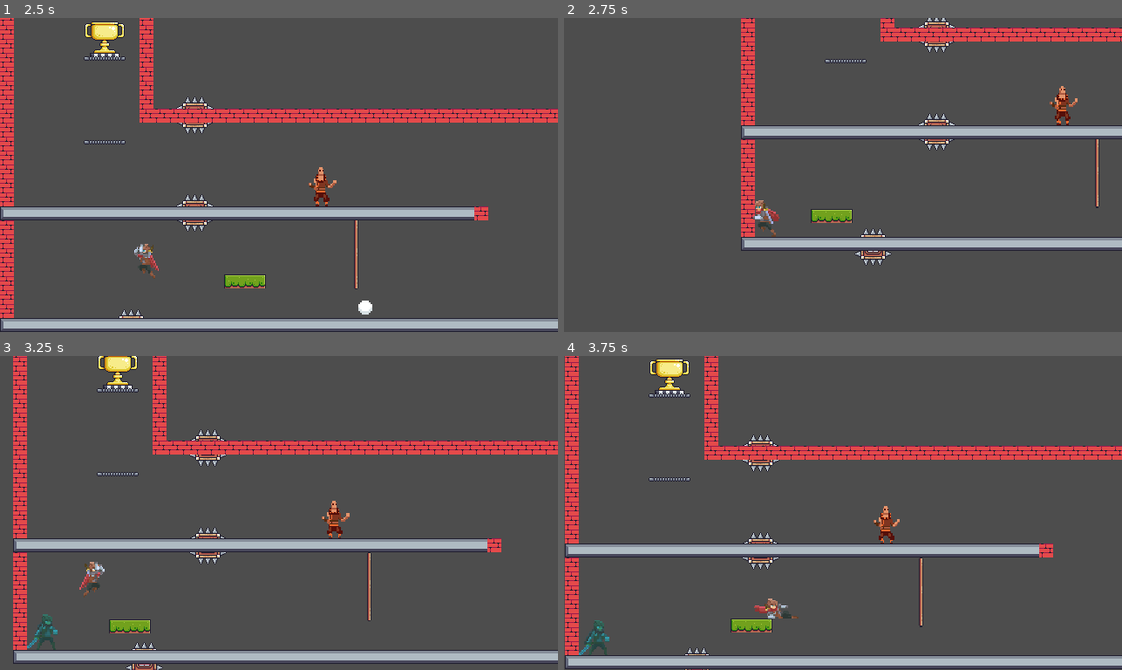
Above: before the commit, frames 1-4 (two rows, left to right).
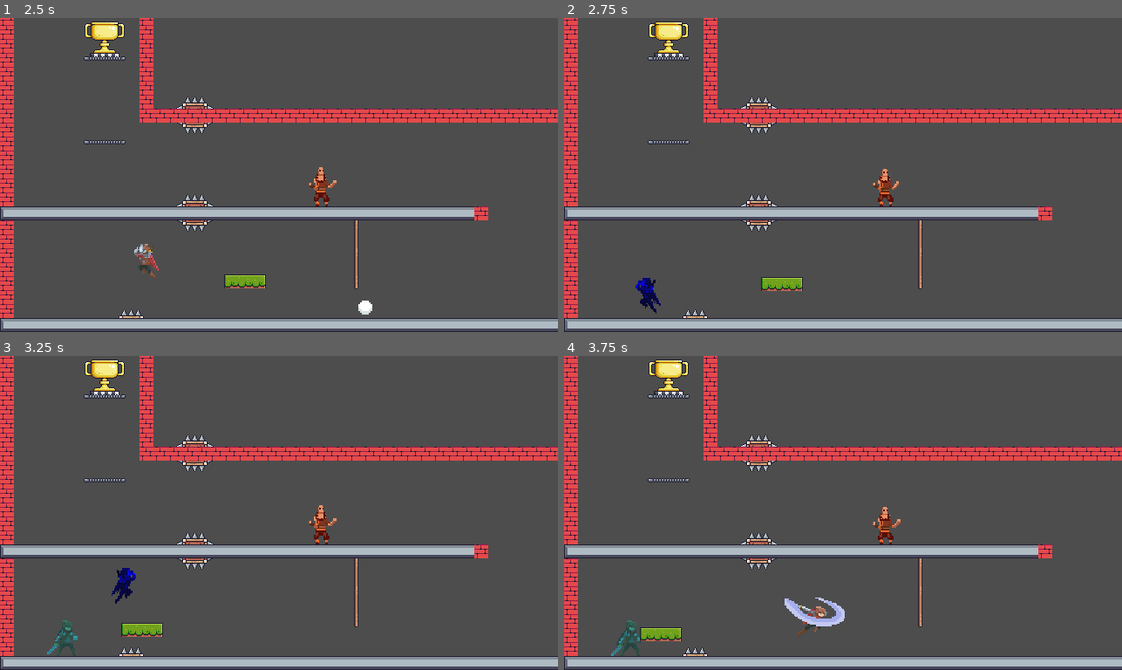
Above: after the commit, the same moments.

Repository: DeVelox/Niro
Game: Godot game, scene res://main.tscn
The game is run twice, just before and just after one commit, with the same random seed, the same clock (stepped at 60 frames per second) and the same inputs.
Inputs:
- Up to frame 1 (2.5 s): hold D (right) 0.53-2.03 s; tap Shift (dash) at 0.6, 2.1 s; tap Space (dedicated_jump) at 0.77, 1.52 s; tap F (interact) at 1.35 s; hold A (left) from 2.03 s (still down)
- Up to frame 2 (2.75 s): keep holding A (left)
- Up to frame 3 (3.25 s): release A (left) at 2.78 s; hold D (right) from 2.78 s (still down); tap F (interact) at 2.85 s; tap Space (dedicated_jump) at 3.02 s
- Up to frame 4 (3.75 s): keep holding D (right); tap Shift (dash) at 3.6 s

Frame 1 is identical in both runs. In frame 2, 25% of the frame differs, in the area x 0-100%, y 0-100%; in frame 3, 23%; in frame 4, 9.7%.

Commit message:
Upgrades first draft

Diff:
--- a/player/player.gd
+++ b/player/player.gd
@@ -32,6 +32,7 @@
 var has_double_jump := false
 var has_checkpoint := false
 var was_on_floor := false
+var can_take_damage := true
 
 @onready var sprite: AnimatedSprite2D = $AnimatedSprite2D
 @onready var hitbox: CollisionShape2D = $CollisionShape2D
@@ -49,6 +50,7 @@
 @onready var gap_check: CollisionShape2D = $Detectors/Area2DGapCheck/GapCheck
 @onready var jump_sound: AudioStreamPlayer = $JumpSound
 @onready var effects: AnimatedSprite2D = $Effects
+@onready var invulnerability: Timer = $Timers/Invulnerability
 
 
 func _physics_process(delta: float) -> void:
@@ -298,7 +300,7 @@
 
 
 func _special_actions() -> void:
-	_long_press("reset", try_recall)
+	_long_press("reset", _try_recall)
 
 	if Input.is_action_just_pressed("interact"):
 		_try_interact()
@@ -385,7 +387,7 @@
 		DataStore.scene_history = [DataStore.current_scene]
 
 
-func try_recall(long_reset = false) -> void:
+func _try_recall(long_reset = false) -> void:
 	var checkpoint := get_node_or_null("/root/Main/Checkpoint")
 	if long_reset:
 		_hard_recall()
@@ -426,6 +428,17 @@
 func _collision(state = 1) -> void:
 	set_deferred("collision_layer", state)
 
+func _absorb() -> void:
+	modulate = Color(Color.BLUE, 0.9)
+	invulnerability.start()
+	can_take_damage = false
+
+func damage() -> void:
+	if Upgrades.check(Upgrades.Type.HEARTS):
+		_absorb()
+	elif can_take_damage:
+		_try_recall()
+
 
 func _on_dash_timer_timeout() -> void:
 	var motion: float = Input.get_axis("left", "right") * SPEED
@@ -462,3 +475,8 @@
 func _on_area_2d_climbing_area_exited(area) -> void:
 	if area.is_in_group("climbing"):
 		is_climbing = false
+
+
+func _on_invulnerability_timeout() -> void:
+	modulate = Color(1,1,1,1)
+	can_take_damage = true
--- a/player/player.tscn
+++ b/player/player.tscn
@@ -293,6 +293,8 @@
 wait_time = 0.3
 one_shot = true
 
+[node name="Invulnerability" type="Timer" parent="Timers"]
+
 [node name="Detectors" type="Node" parent="."]
 
 [node name="DropCheck" type="RayCast2D" parent="Detectors"]
@@ -356,6 +358,7 @@
 
 [connection signal="timeout" from="Timers/DashTimer" to="." method="_on_dash_timer_timeout"]
 [connection signal="timeout" from="Timers/SlideTimer" to="." method="_on_slide_timer_timeout"]
+[connection signal="timeout" from="Timers/Invulnerability" to="." method="_on_invulnerability_timeout"]
 [connection signal="body_entered" from="Detectors/Area2DLeft" to="." method="_on_area_2d_left_body_entered"]
 [connection signal="body_entered" from="Detectors/Area2DRight" to="." method="_on_area_2d_right_body_entered"]
 [connection signal="body_entered" from="Detectors/Area2DCollisionCheck" to="." method="_on_area_2d_collision_check_body_entered"]
--- a/prefabs/bullet.gd
+++ b/prefabs/bullet.gd
@@ -14,8 +14,8 @@
 
 
 func _on_body_entered(body: Node) -> void:
-	if body.has_method("try_recall"):
-		body.try_recall()
+	if body.has_method("damage"):
+		body.damage()
 		queue_free()
 
 
--- a/prefabs/rock.gd
+++ b/prefabs/rock.gd
@@ -2,5 +2,5 @@
 
 
 func _on_body_entered(body: Node) -> void:
-	if body.has_method("try_recall"):
-		body.try_recall()
+	if body.has_method("damage"):
+		body.damage()
--- a/prefabs/spikes.gd
+++ b/prefabs/spikes.gd
@@ -58,5 +58,5 @@
 
 
 func _on_area_2d_body_entered(body: Node) -> void:
-	if body.has_method("try_recall"):
-		body.try_recall()
+	if body.has_method("damage"):
+		body.damage()
--- a/project.godot
+++ b/project.godot
@@ -19,6 +19,7 @@
 
 DataStore="*res://data_store.gd"
 DialogManager="*res://dialog_manager.gd"
+Upgrades="*res://upgrade_manager.gd"
 
 [display]
 
--- /dev/null
+++ b/upgrade_manager.gd
@@ -0,0 +1,12 @@
+extends Node
+
+enum Type {RECALL, HEARTS, VISION}
+
+var active_upgrades: Array[Type] = [Type.HEARTS]
+
+func check(upgrade: Type) -> bool:
+	return active_upgrades.has(upgrade)
+
+func buy(upgrade: Type) -> void:
+	if not active_upgrades.has(upgrade):
+		active_upgrades.append(upgrade)
